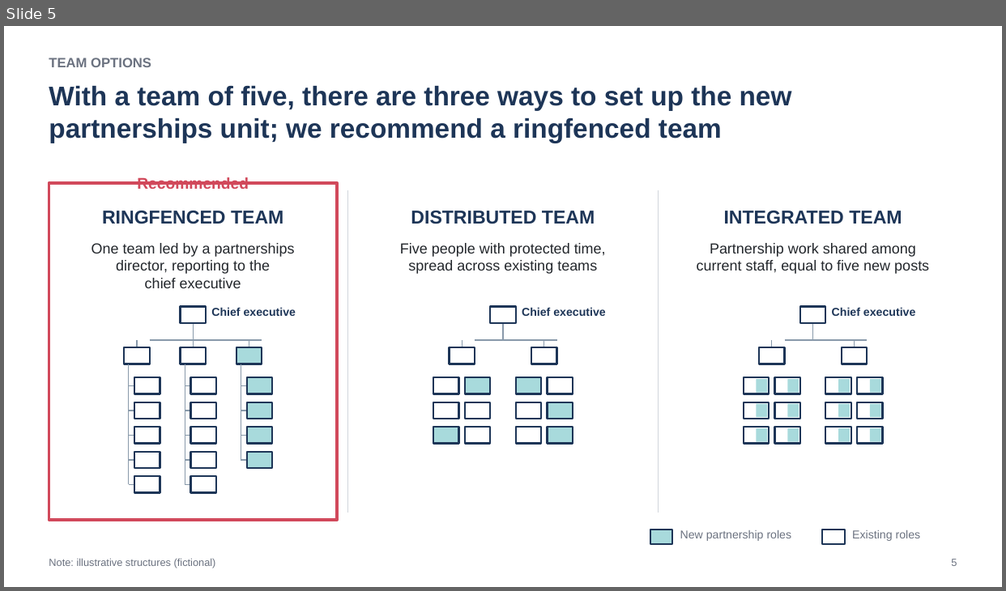
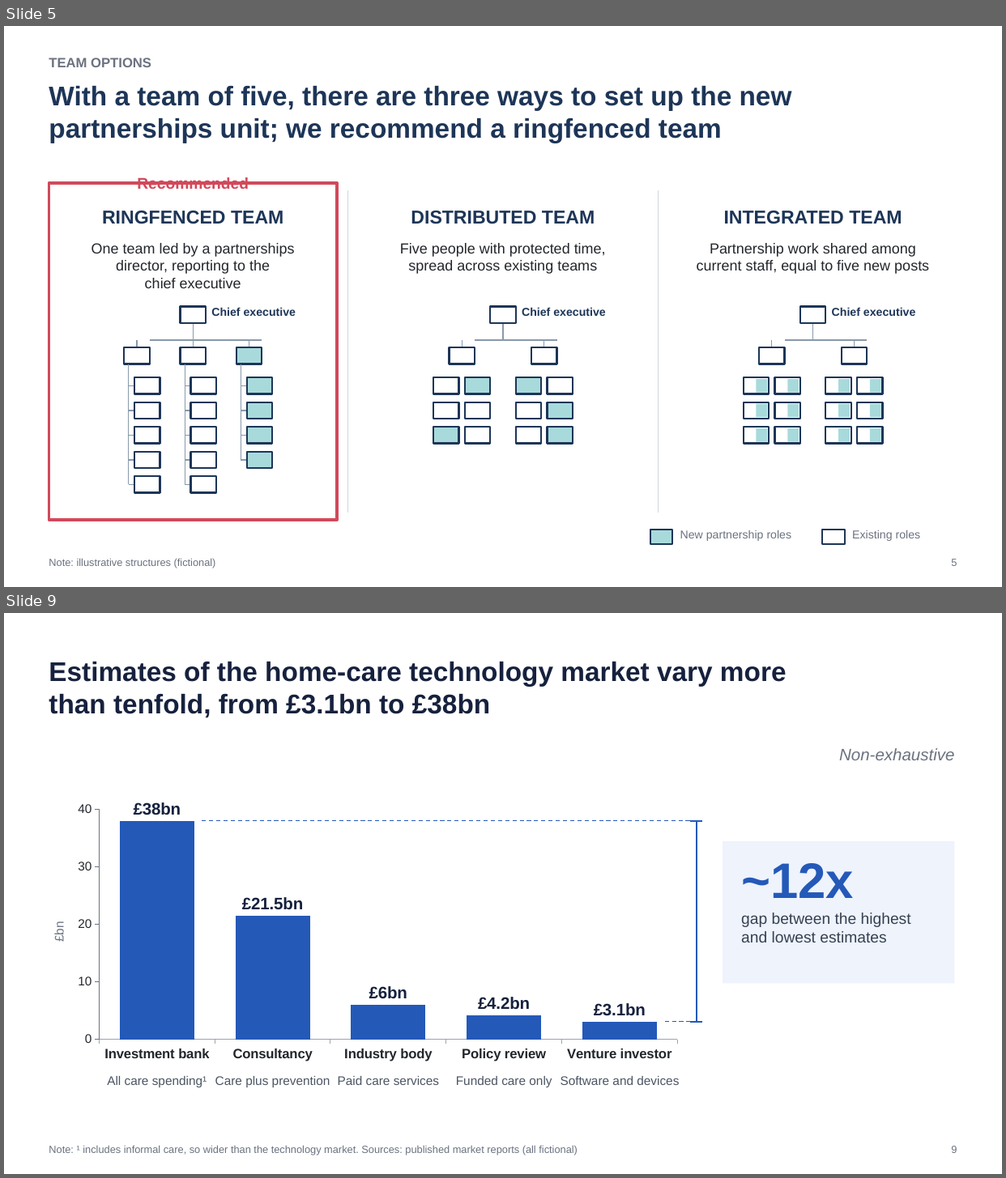
Before and after one commit to bmc-marshall/slidewell, a slide deck: slidewell/examples/showcase.pptx. Shown one above the other, each under a label of ours: slide 5 before the commit, slides 5 and 9 after it; the slides between them are not shown. The pictures are 1006x591 and 1006x1178 pixels, drawn with LibreOffice and Linux fonts; fonts in the diff are those of the drawing. Boxes give left, top, right and bottom in pixels: in the first picture for what was removed or moved away, otherwise in the second. Text is boxed around its words. In the diff, an @@ line names an element or a change of style, - is before the commit and + after.

```diff
--- a/slidewell/examples/showcase.pptx
+++ b/slidewell/examples/showcase.pptx
@@ slide 9 added at (4, 613, 1002, 1174), background #FFFFFF @@
@@ text added at (49, 661, 786, 718), 26 pt, text #16213E, bold @@
+Estimates of the home‑care technology market vary more
+than tenfold, from £3.1bn to £38bn
@@ text added at (839, 748, 954, 760), 16 pt, text #6B7280, italic @@
+Non‑exhaustive
@@ column chart added at (49, 777, 678, 1096) @@
+categories: Investment bank, Consultancy, Industry body, Policy review, Venture investor
+Series 1: 38, 21.5, 6, 4.2, 3.1
@@ line added from (202, 821) to (697, 821), #2459B8 1 pt dashed @@
@@ line added from (691, 821) to (702, 821), #2459B8 1.75 pt @@
@@ line added from (697, 821) to (697, 1022), #2459B8 1.75 pt @@
@@ rectangle added at (722, 841, 955, 983), fill #EEF3FC @@
@@ text added at (741, 863, 854, 898), 48 pt, text #2459B8, bold @@
+~12x
@@ text added at (741, 913, 911, 943), 15 pt, text #374151 @@
+gap between the highest
+and lowest estimates
@@ line added from (665, 1022) to (697, 1022), #2459B8 1 pt dashed @@
@@ line added from (691, 1022) to (702, 1022), #2459B8 1.75 pt @@
@@ text added at (107, 1076, 206, 1088), 12 pt, text #4B5563 @@
+All care spending¹
@@ text added at (215, 1076, 330, 1088), 12 pt, text #4B5563 @@
+Care plus prevention
@@ text added at (338, 1076, 439, 1085), 12 pt, text #4B5563 @@
+Paid care services
@@ text added at (456, 1076, 552, 1088), 12 pt, text #4B5563 @@
+Funded care only
@@ text added at (560, 1076, 679, 1085), 12 pt, text #4B5563 @@
+Software and devices
@@ text added at (49, 1145, 577, 1156), 10 pt, text #6B7280 @@
+Note: ¹ includes informal care, so wider than the technology market. Sources: published market reports (all fictional)
@@ text added at (951, 1146, 957, 1153), 10 pt, text #6B7280 @@
+9
```
Also in this commit, not shown: 1 slide changed, 12 other slides added, 3 other files.
